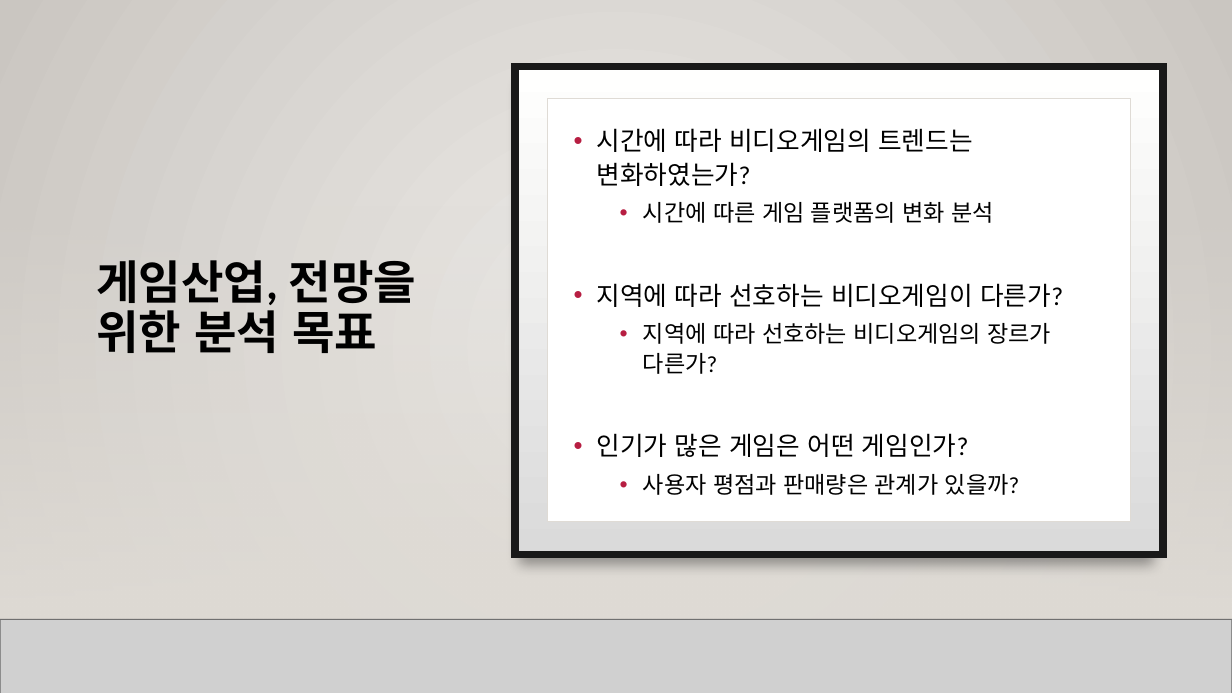
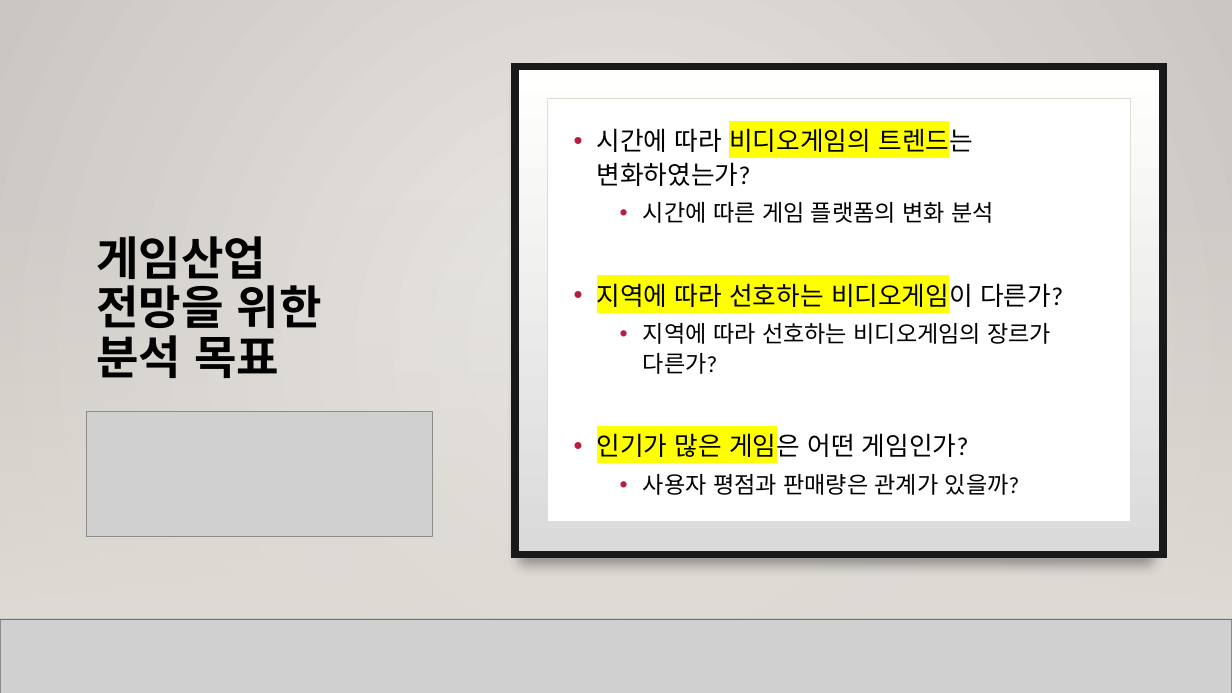
Before and after one commit to leeyeonjun85/AIB_Section_1_Project, a slide deck: slide 4 of Video Game Trend.pptx (slide 6 before the commit). Drawn at 1232x693 pixels with LibreOffice and Linux fonts; fonts in the diff are those of the drawing; grey boxes stand for pictures; background and template pictures are left out. Boxes give left, top, right and bottom in pixels: in the first picture for what was removed or moved away, otherwise in the second. Text is boxed around its words. In the diff, an @@ line names an element or a change of style, - is before the commit and + after.

```diff
--- a/Video Game Trend.pptx
+++ b/Video Game Trend.pptx
@@ text at [597, 124, 1063, 462]: highlight none to #FFFF00 in "비디오게임의 트렌드는", "지역에 따라 선호하는 비디오게임이", "인기가 많은 게임은" @@
@@ title at [96, 236, 322, 378]: text changed @@
-게임산업, 전망을 위한 분석 목표
+게임산업
+전망을 위한
+분석 목표
@@ picture added at [87, 411, 433, 537] @@
```
Also in this commit, not shown: 20 other slides changed, 8 slides added, 24 slides removed, 54 other files.
